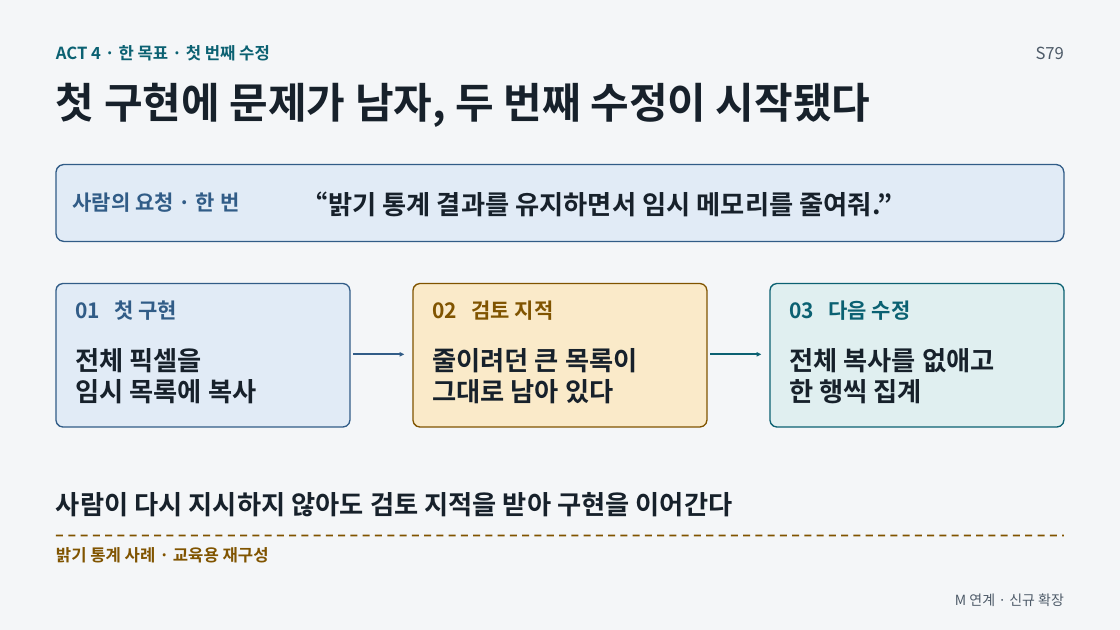
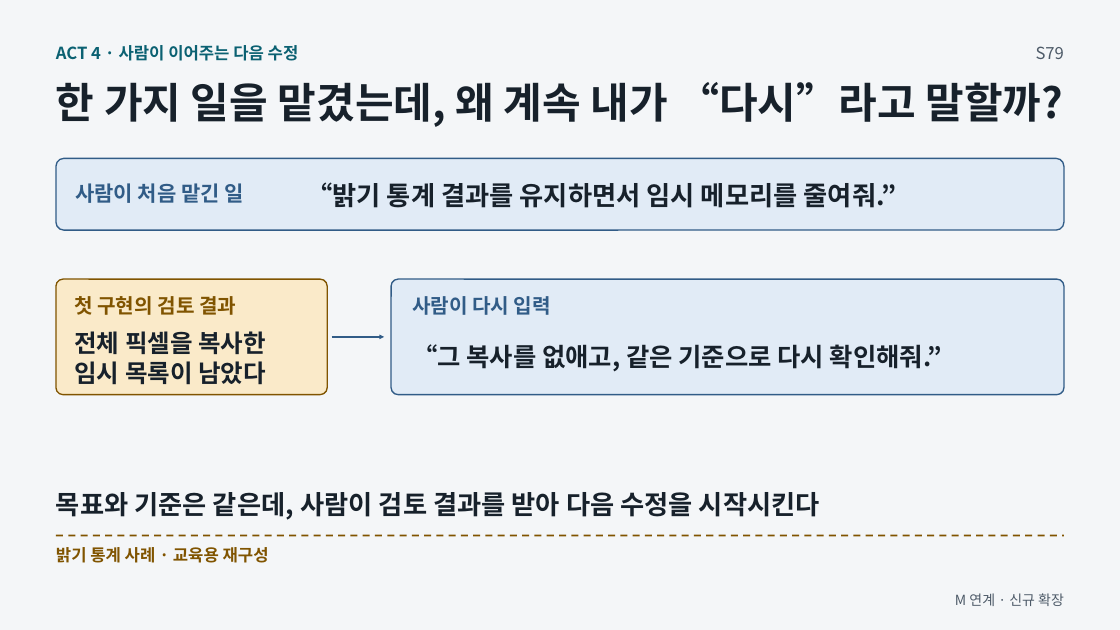
Before and after one commit to GideokKim/ai-dev-training, a slide deck: slide 2 of production/ACT_4.pptx. Drawn at 1120x630 pixels with LibreOffice and Linux fonts; fonts in the diff are those of the drawing. Boxes give left, top, right and bottom in pixels: in the first picture for what was removed or moved away, otherwise in the second. Text is boxed around its words. In the diff, an @@ line names an element or a change of style, - is before the commit and + after.

```diff
--- a/production/ACT_4.pptx
+++ b/production/ACT_4.pptx
@@ text at [56,45,299,61]: text changed @@
-ACT 4 · 한 목표 · 첫 번째 수정
+ACT 4 · 사람이 이어주는 다음 수정
@@ text at [56,82,1063,127]: text changed @@
-첫 구현에 문제가 남자, 두 번째 수정이 시작됐다
+한 가지 일을 맡겼는데, 왜 계속 내가 “다시”라고 말할까?
@@ rounded rectangle: place and size @@
-rounded rectangle at [56,165,1065,242]
+rounded rectangle at [56,159,1065,230]
@@ rounded rectangle at [56,159,1065,230]: proportions changed @@
@@ text "“밝기 통계 결과를 유지하면서 임시 ...": place and size @@
-text "“밝기 통계 결과를 유지하면서 임시 ..." at [302,191,892,217]
+text "“밝기 통계 결과를 유지하면서 임시 ..." at [306,182,897,208]
@@ text at [75,183,244,203]: text changed @@
-사람의 요청 · 한 번
+사람이 처음 맡긴 일
@@ rounded rectangle: place and size @@
-rounded rectangle at [56,284,350,428]
+rounded rectangle at [56,279,328,395]
@@ rounded rectangle at [56,279,328,395]: fill #E1EBF6 to #FAEAC9; outline #315C87 1.13 pt to #805400 1.13 pt; proportions changed @@
@@ text at [74,296,236,315]: text changed; size 18 to 17.2 pt; text colour #315C87 to #805400 @@
-01 첫 구현
+첫 구현의 검토 결과
@@ rounded rectangle added at [392,279,1065,395], fill #E1EBF6, outline #315C87 1.13 pt @@
@@ text at [412,296,551,315]: text changed; size 22.5 to 17.2 pt; text colour #17212B to #315C87 @@
-줄이려던 큰 목록이
-그대로 남아 있다
+사람이 다시 입력
@@ rounded rectangle removed at [413,284,707,428] @@
@@ rounded rectangle removed at [770,284,1065,428] @@
@@ text removed at [432,300,554,320] @@
-02 검토 지적
@@ text removed at [789,300,911,320] @@
-03 다음 수정
@@ text at [74,331,266,385]: text changed; size 22.5 to 21 pt @@
-전체 픽셀을
-임시 목록에 복사
+전체 픽셀을 복사한
+임시 목록이 남았다
@@ arrow moved from (354, 355) - (404, 355) to (332, 337) - (384, 337) @@
@@ text added at [412,344,942,372], 21.8 pt, text #17212B, bold @@
+“그 복사를 없애고, 같은 기준으로 다시 확인해줘.”
@@ arrow removed from (711, 355) to (761, 355) @@
@@ text removed at [789,348,995,404] @@
-전체 복사를 없애고
-한 행씩 집계
@@ text at [56,492,820,520]: text changed @@
-사람이 다시 지시하지 않아도 검토 지적을 받아 구현을 이어간다
+목표와 기준은 같은데, 사람이 검토 결과를 받아 다음 수정을 시작시킨다
```
Also in this commit, not shown: 2 other slides changed, 43 other files.
